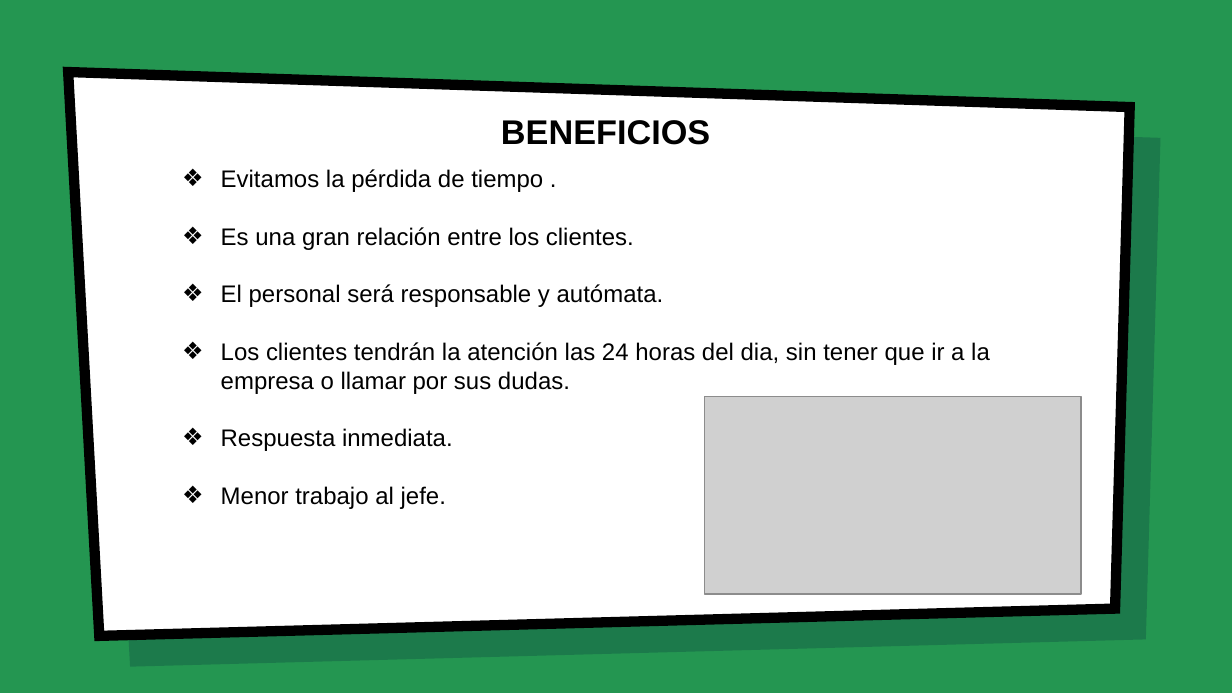
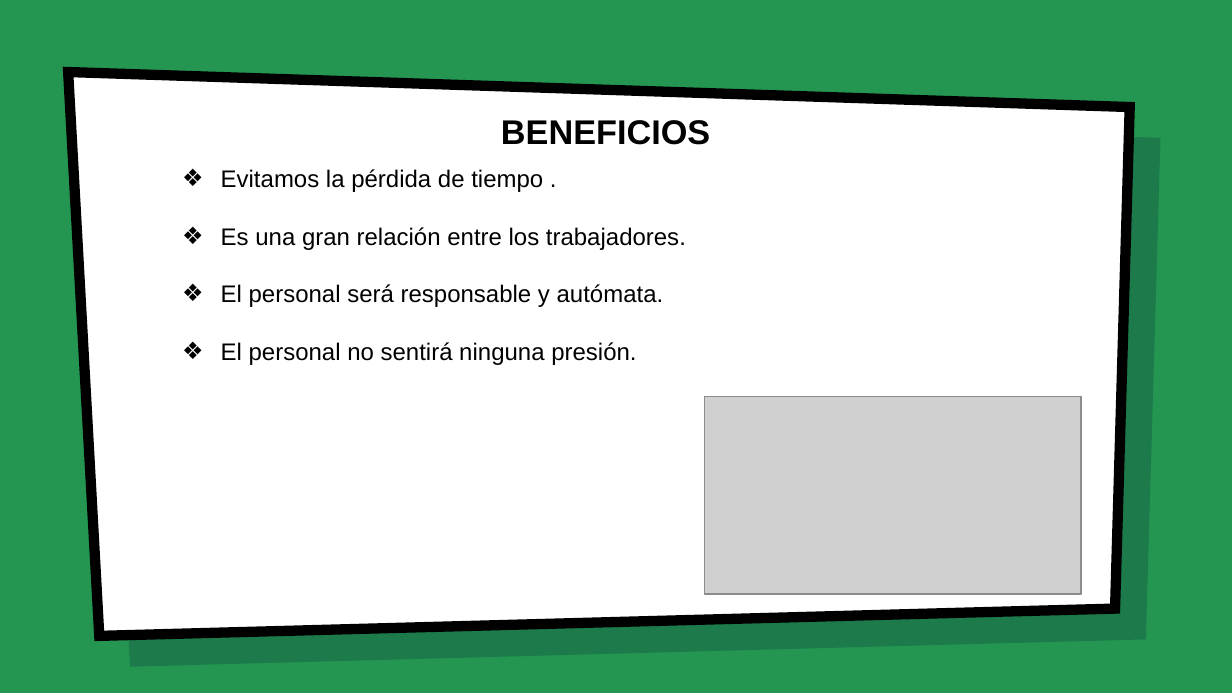
Before and after one commit to jesusapb/SURA-BOT, a slide deck: slide 4 of documentacion/Surabot.pptx. Drawn at 1232x693 pixels with LibreOffice and Linux fonts; fonts in the diff are those of the drawing; grey boxes stand for pictures; background and template pictures are left out. Boxes give left, top, right and bottom in pixels: in the first picture for what was removed or moved away, otherwise in the second. Text is boxed around its words. In the diff, an @@ line names an element or a change of style, - is before the commit and + after.

```diff
--- a/documentacion/Surabot.pptx
+++ b/documentacion/Surabot.pptx
@@ text at (221,227,686,250): text changed @@
-❖ Es una gran relación entre los clientes.
+❖ Es una gran relación entre los trabajadores.
@@ text at (221,342,636,365): text changed @@
-❖ Los clientes tendrán la atención las 24 horas del dia, sin tener que ir a la empresa o llamar por sus dudas.
-❖ Respuesta inmediata.
-❖ Menor trabajo al jefe.
+❖ El personal no sentirá ninguna presión.
```
Also in this commit, not shown: 6 other slides changed, 42 other files.
